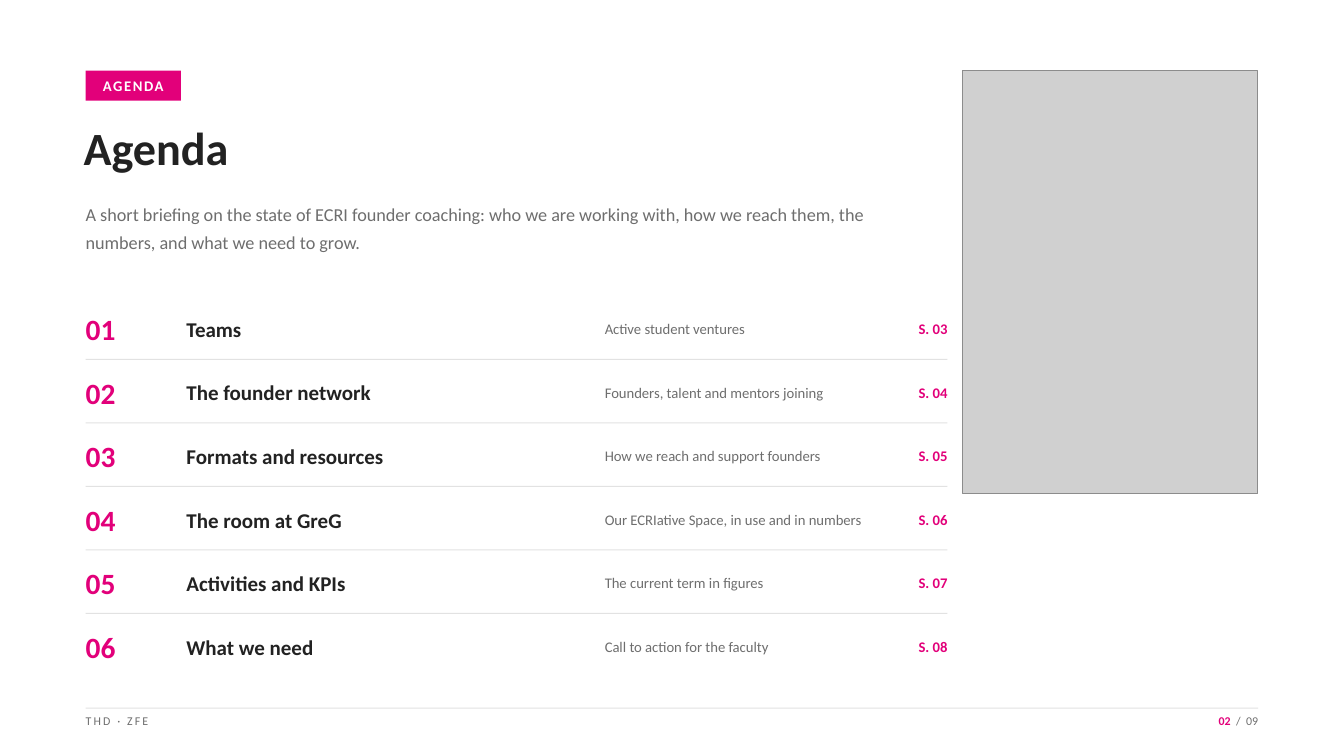
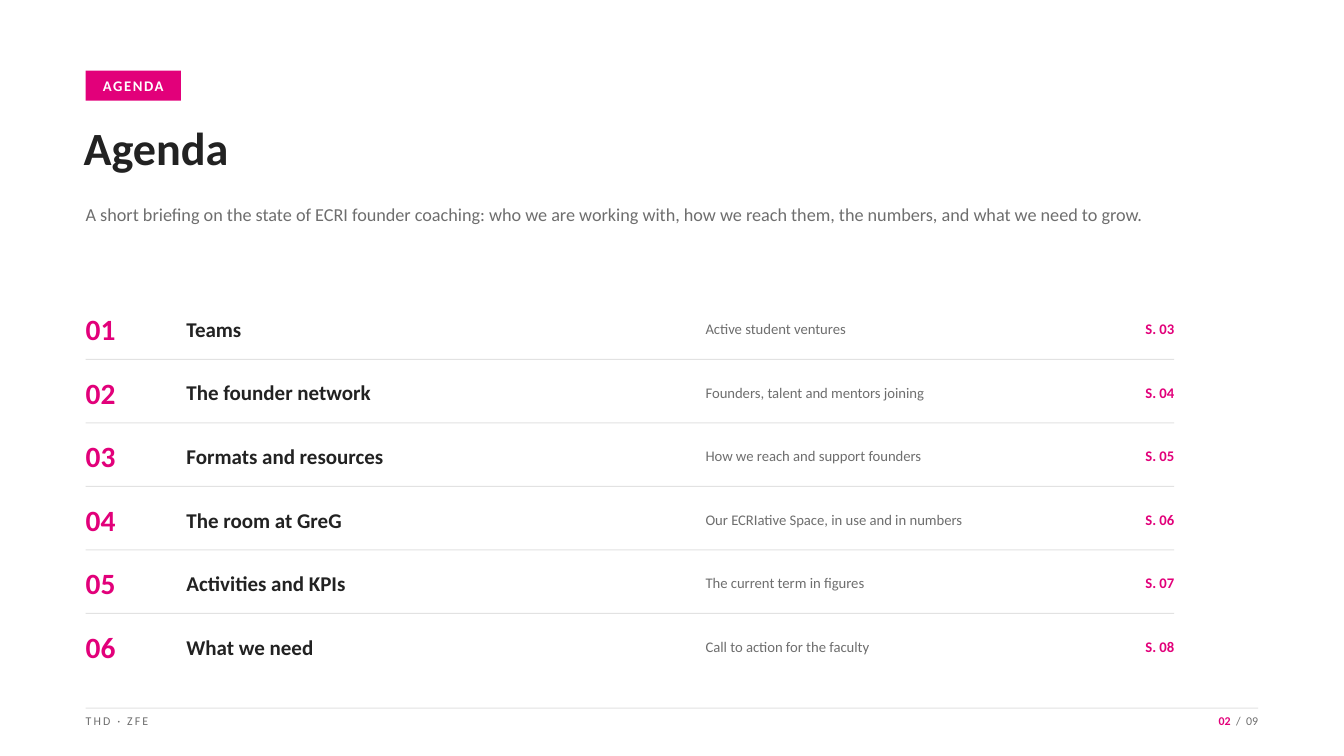
Before and after one commit to MohdAbuRezeq/angrybirds, a slide deck: slide 2 of presentation/ECRI_Faculty_Board_Briefing_ZfE.pptx. Drawn at 1344x756 pixels with LibreOffice and Linux fonts; fonts in the diff are those of the drawing; grey boxes stand for pictures. Boxes give left, top, right and bottom in pixels: in the first picture for what was removed or moved away, otherwise in the second. Text is boxed around its words. In the diff, an @@ line names an element or a change of style, - is before the commit and + after.

```diff
--- a/presentation/ECRI_Faculty_Board_Briefing_ZfE.pptx
+++ b/presentation/ECRI_Faculty_Board_Briefing_ZfE.pptx
@@ picture removed at [963, 71, 1258, 494] @@
@@ text "A short briefing on the ..." rewrapped from [86, 208, 864, 252] to [86, 208, 1142, 224] @@
@@ text "Active student ventures": place and size @@
-text "Active student ventures" at [605, 324, 745, 334]
+text "Active student ventures" at [706, 324, 846, 334]
@@ text "S. 03": place and size @@
-text "S. 03" at [919, 324, 948, 334]
+text "S. 03" at [1145, 324, 1174, 334]
@@ rectangle: place and size @@
-rectangle at [86, 359, 948, 360]
+rectangle at [86, 359, 1175, 360]
@@ text "Founders, talent and mentors joining": place and size @@
-text "Founders, talent and mentors joining" at [605, 388, 823, 401]
+text "Founders, talent and mentors joining" at [706, 388, 924, 401]
@@ text "S. 04": place and size @@
-text "S. 04" at [919, 388, 948, 398]
+text "S. 04" at [1145, 388, 1174, 398]
@@ rectangle: place and size @@
-rectangle at [86, 422, 948, 423]
+rectangle at [86, 422, 1175, 423]
@@ text "How we reach and support ...": place and size @@
-text "How we reach and support ..." at [605, 451, 821, 464]
+text "How we reach and support ..." at [706, 451, 922, 464]
@@ text "S. 05": place and size @@
-text "S. 05" at [919, 451, 948, 461]
+text "S. 05" at [1145, 451, 1174, 461]
@@ rectangle: place and size @@
-rectangle at [86, 486, 948, 487]
+rectangle at [86, 486, 1175, 487]
@@ text "Our ECRIative Space, in use ...": place and size @@
-text "Our ECRIative Space, in use ..." at [605, 515, 862, 527]
+text "Our ECRIative Space, in use ..." at [706, 515, 963, 527]
@@ text "S. 06": place and size @@
-text "S. 06" at [919, 515, 948, 525]
+text "S. 06" at [1145, 515, 1174, 525]
@@ rectangle: place and size @@
-rectangle at [86, 549, 948, 551]
+rectangle at [86, 549, 1175, 551]
@@ text "The current term in figures": place and size @@
-text "The current term in figures" at [605, 578, 763, 591]
+text "The current term in figures" at [706, 578, 864, 591]
@@ text "S. 07": place and size @@
-text "S. 07" at [919, 578, 948, 588]
+text "S. 07" at [1145, 578, 1174, 588]
@@ rectangle: place and size @@
-rectangle at [86, 613, 948, 614]
+rectangle at [86, 613, 1175, 614]
@@ text "Call to action for the ...": place and size @@
-text "Call to action for the ..." at [605, 642, 769, 654]
+text "Call to action for the ..." at [706, 642, 869, 655]
@@ text "S. 08": place and size @@
-text "S. 08" at [919, 642, 948, 652]
+text "S. 08" at [1145, 642, 1174, 652]
```
Also in this commit, not shown: 2 other slides changed, 1 other file.
